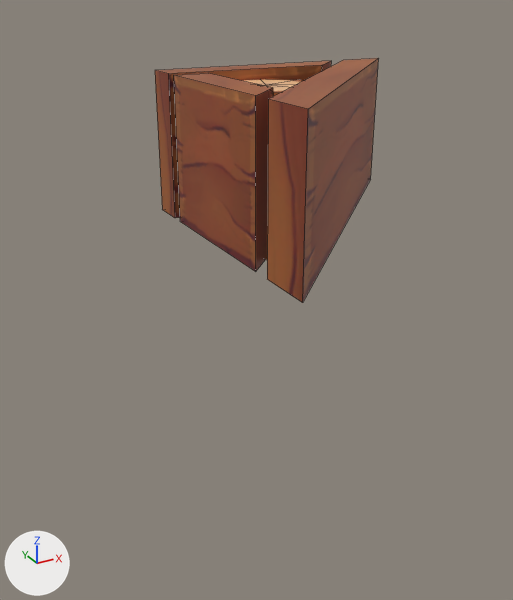
A saved change to the FBX model Assets/Art/Models/Obstacles/triangles/triangle_wood_01.fbx.
One viewpoint serves both versions: a 50 mm camera at (-0.98, -1.72, 0.61) aimed at (-0.17, -0.27, -0.12). Arrows for +X, +Y and +Z are at lower left; the lights stay in place. Mesh edges are drawn as thin lines. Where no turn or scale is listed for an object, it has been applied to the vertices.

The older version as bpy lines, for what is in view:
```python
me_mesh_001 = bpy.data.meshes.new('Mesh.001')
me_mesh_001.from_pydata(...)  # 8 vertices, 6 faces; spans x -0.05..0.05, y -0.224..0.224, z -0.2..0.2
me_mesh_001.materials.append(mat_m_wood8)  # picture img_t_obstacles_png
me_mesh_002 = bpy.data.meshes.new('Mesh.002')
me_mesh_002.from_pydata(...)  # 8 vertices, 6 faces; spans x -0.388..0.388, y -0.394..0.394, z -0.2..0.2
me_mesh_002.materials.append(mat_m_wood8)  # picture img_t_obstacles_png
me_mesh_003 = bpy.data.meshes.new('Mesh.003')
me_mesh_003.from_pydata(...)  # 8 vertices, 6 faces; spans x -0.295..0.295, y -0.05..0.05, z -0.2..0.2
me_mesh_003.materials.append(mat_m_wood8)  # picture img_t_obstacles_png
ob_wall_25 = bpy.data.objects.new('wall_25', me_mesh_002)
ob_wall_25.location = (0.16, -0.17, 0.2)
ob_wall_26 = bpy.data.objects.new('wall_26', me_mesh_001)
ob_wall_26.location = (-0.178, -0.134, 0.2)
ob_wall_27 = bpy.data.objects.new('wall_27', me_mesh_003)
ob_wall_27.location = (0.067, 0.174, 0.2)
```
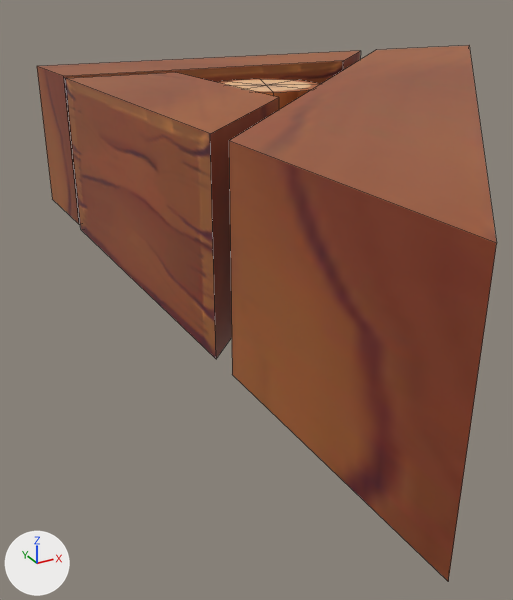
Pixel boxes (x1, y1, x2, y2) of what changed, in the pictures (513 x 600 px):
'wall_69', added (brown): after (229, 45, 497, 581)
'wall_67', added (brown): after (65, 72, 279, 359)
'wall_25', deleted (brown): before (267, 58, 379, 303)
'wall_26', deleted (brown): before (174, 73, 273, 272)
'wall_68', added (brown): after (37, 51, 361, 224)
'wall_27', deleted (brown): before (155, 61, 331, 218)
'Middle_11', unchanged, uncovered by the edit: before (241, 79, 303, 96); after (218, 78, 320, 110)

Diff of the bpy script that builds the scene:
```diff
--- a/Assets/Art/Models/Obstacles/triangles/triangle_wood_01.fbx.py
+++ b/Assets/Art/Models/Obstacles/triangles/triangle_wood_01.fbx.py
@@ me_mesh_006 @@
+me_mesh_006.from_pydata(...)  # 8 vertices, 6 faces; spans x -1.09..0.62, y -0.92..0.88, z 0.0..0.4
+me_mesh_006.materials.append(mat_m_wood8)  # picture img_t_obstacles_png
@@ me_mesh_004_1 @@
+me_mesh_004_1.from_pydata(...)  # 8 vertices, 6 faces; spans x -0.15..0.15, y -0.592..0.262, z -0.2..0.2
+me_mesh_004_1.materials.append(mat_m_wood8)  # picture img_t_obstacles_png
@@ me_mesh_003_1 @@
+me_mesh_003_1.from_pydata(...)  # 8 vertices, 6 faces; spans x -0.555..0.612, y -0.15..0.15, z -0.2..0.2
+me_mesh_003_1.materials.append(mat_m_wood8)  # picture img_t_obstacles_png
@@ ob_wall_25 @@
-ob_wall_25 = bpy.data.objects.new('wall_25', me_mesh_002)
-ob_wall_25.location = (0.16, -0.17, 0.2)
@@ ob_wall_26 @@
-ob_wall_26 = bpy.data.objects.new('wall_26', me_mesh_001)
-ob_wall_26.location = (-0.178, -0.134, 0.2)
@@ ob_wall_27 @@
-ob_wall_27 = bpy.data.objects.new('wall_27', me_mesh_003)
-ob_wall_27.location = (0.067, 0.174, 0.2)
@@ ob_wall_69 @@
+ob_wall_69 = bpy.data.objects.new('wall_69', me_mesh_006)
+ob_wall_69.location = (0.591, -0.375, 0.0)
@@ ob_wall_67 @@
+ob_wall_67 = bpy.data.objects.new('wall_67', me_mesh_004_1)
+ob_wall_67.location = (-0.347, -0.108, 0.2)
@@ ob_wall_68 @@
+ob_wall_68 = bpy.data.objects.new('wall_68', me_mesh_003_1)
+ob_wall_68.location = (0.067, 0.35, 0.2)
```
